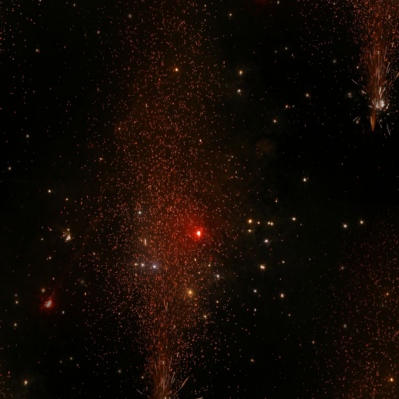
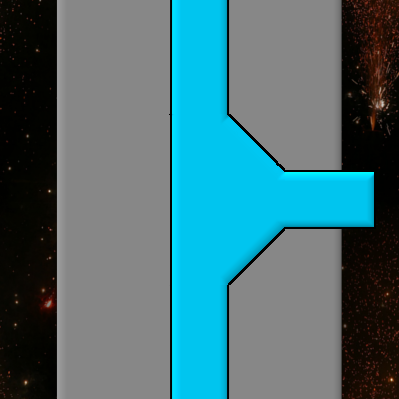
Revision of a layered 399px x 399px image; what changed, layer by layer:
showed group "Parts" (19 layers) over [56, 0, 376, 399]
showed group "Long-Outparts" (4 layers) over [56, 0, 376, 399]
showed "Plasma-Mid-Right" over [169, 114, 285, 286]
added layer "Tile 2" in group "Spaceship-Forms" over [56, 0, 342, 399]
hid "Tile 9", painted on it over [56, 56, 342, 342]
